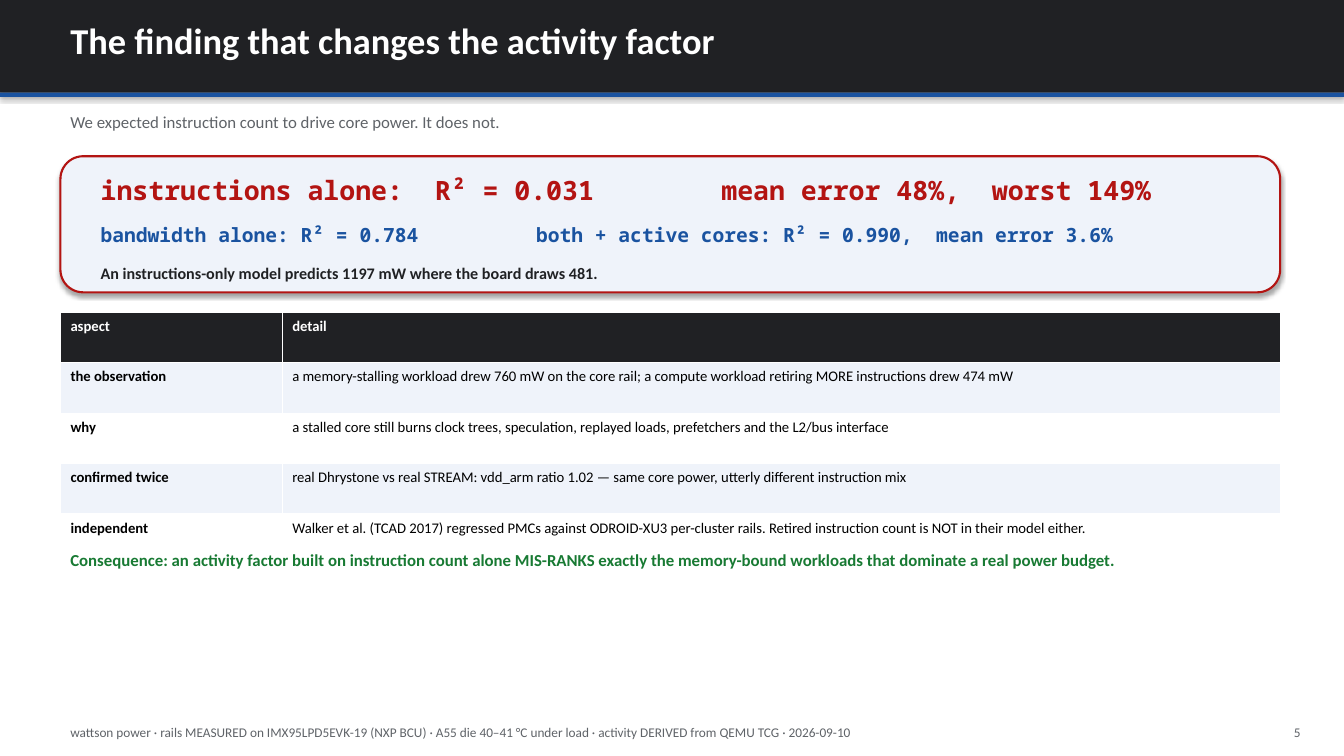
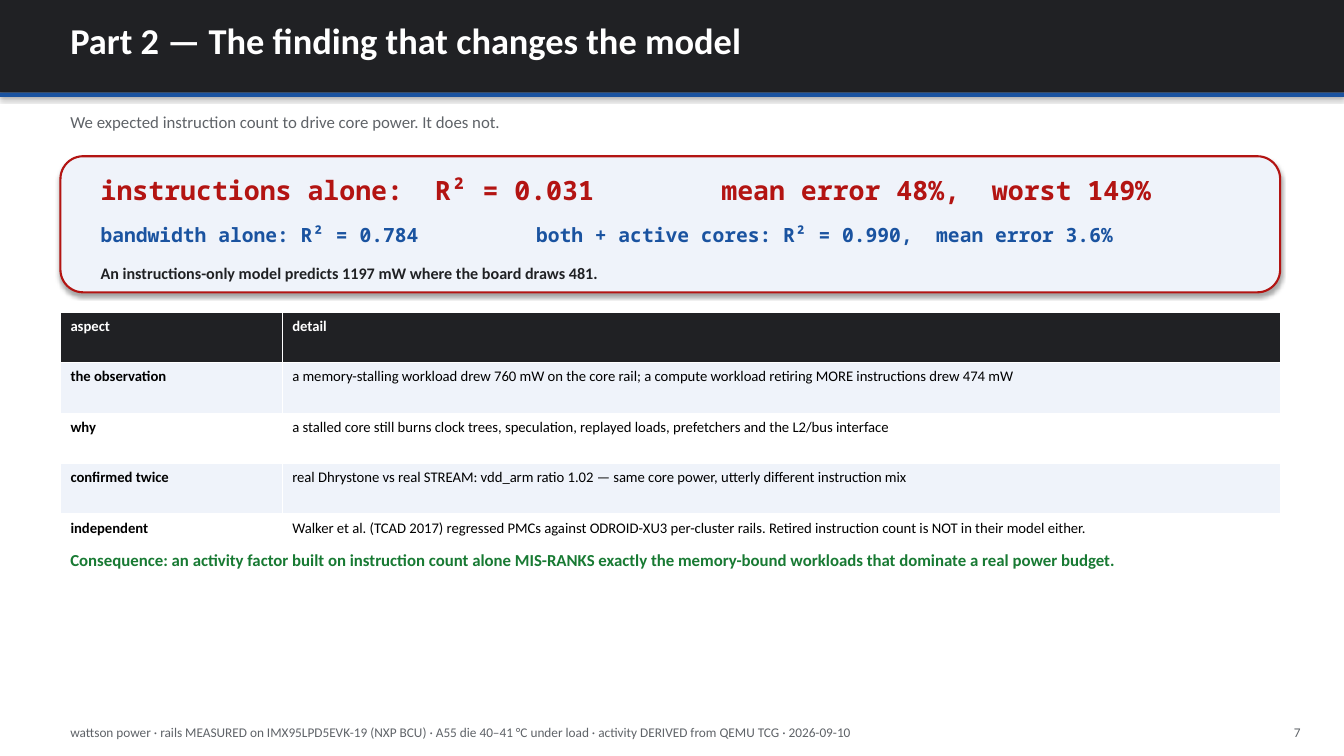
Before and after one commit to kylefoxaustin/wattson, a slide deck: slide 7 of xcheck/wattson-power.pptx (slide 5 before the commit). Drawn at 1344x756 pixels with LibreOffice and Linux fonts; fonts in the diff are those of the drawing. Boxes give left, top, right and bottom in pixels: in the first picture for what was removed or moved away, otherwise in the second. Text is boxed around its words. In the diff, an @@ line names an element or a change of style, - is before the commit and + after.

Commit message:
xcheck: restructure around the two questions, add Part 1 activity results
The deck argued the power result without ever showing the prior question it
depends on: does QEMU reproduce the ACTIVITY the silicon generates? The data
existed (out50/*.base.json vs out50/*.hw.json, 50 pairs) but was never
analysed or presented.

Part 1 - activity factors, now in RESULTS-activity.csv:

  instructions   1.75% MAPE, 0.65% median, 41 of 50 within 2%, worst 15.4%
  bandwidth      over-reported 78-149% on the 3 apps above 0.5 GB/s

The bandwidth gap is write streaming: the A55 skips read-for-ownership on a
full cache-line write, so the line is never fetched; QEMU's cache model
allocates it anyway. Single mechanism, and the same one that shows up as the
6.5% vs 1.4% QEMU/PMU split on the streaming multi-app control.

Why the power result survives it: 47 of 50 applications run below 0.5 GB/s
where the entire bandwidth term is worth under 27 mW of a ~1400 mW budget.
Stated on the slide rather than left for a reader to find.

Deck goes 9 -> 12 slides: verdict slide reframed as two questions, two new
Part 1 slides, Part 2 labelling on the power slides, and a closing slide on
what the result licenses - that predicting power on working silicon is not
itself valuable, that the value requires architecture and memory map early
enough to stand up a QEMU model with a full Linux BSP well before tapeout,
and that once that exists both halves are demonstrated: QEMU supplies the
activity factors, a power model carrying estimated gate power turns them into
estimates.

Also fixes stale values in the licenses table (vdd_soc 4.5->4.1, vdd_arm
worst 20->25.2, multi-app 2.7->3.6) and drops its reference to the retracted
insns/3 stall-heavy explanation. Deck now reads activity from
RESULTS-activity.csv rather than recomputing, so the workbook and slides
cannot disagree. Workbook gains an 'activity factors' tab.

An early prs.save() meant the appended closing slide was built but never
written; save moved to end of file.

```diff
--- a/xcheck/wattson-power.pptx
+++ b/xcheck/wattson-power.pptx
@@ text at box(70, 28, 741, 60): text changed @@
-The finding that changes the activity factor
+Part 2 — The finding that changes the model
@@ text at box(1294, 728, 1301, 737): text changed @@
-5
+7
```
Also in this commit, not shown: 6 other slides changed, 4 slides added, 1 slide removed, 5 other files.
